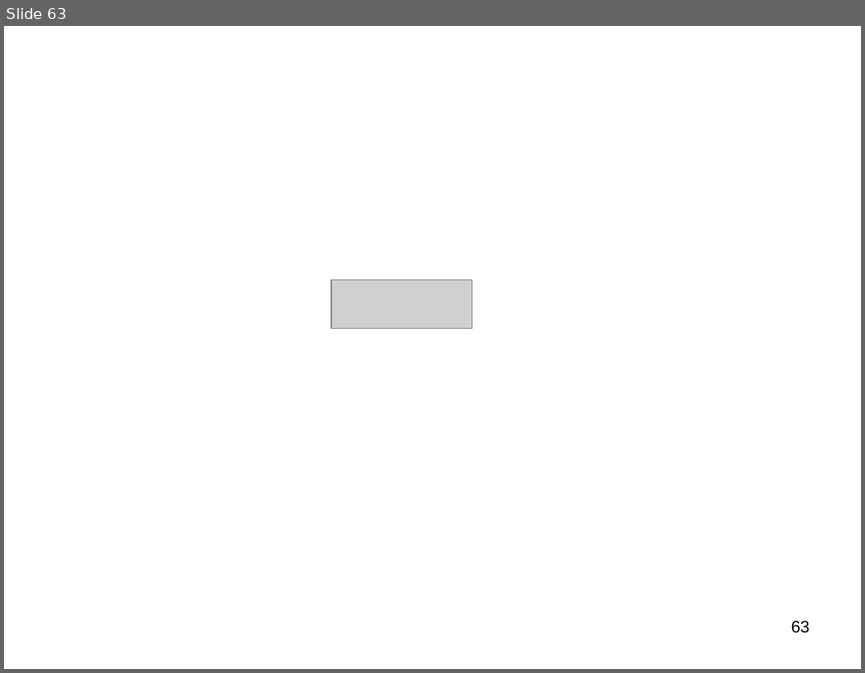
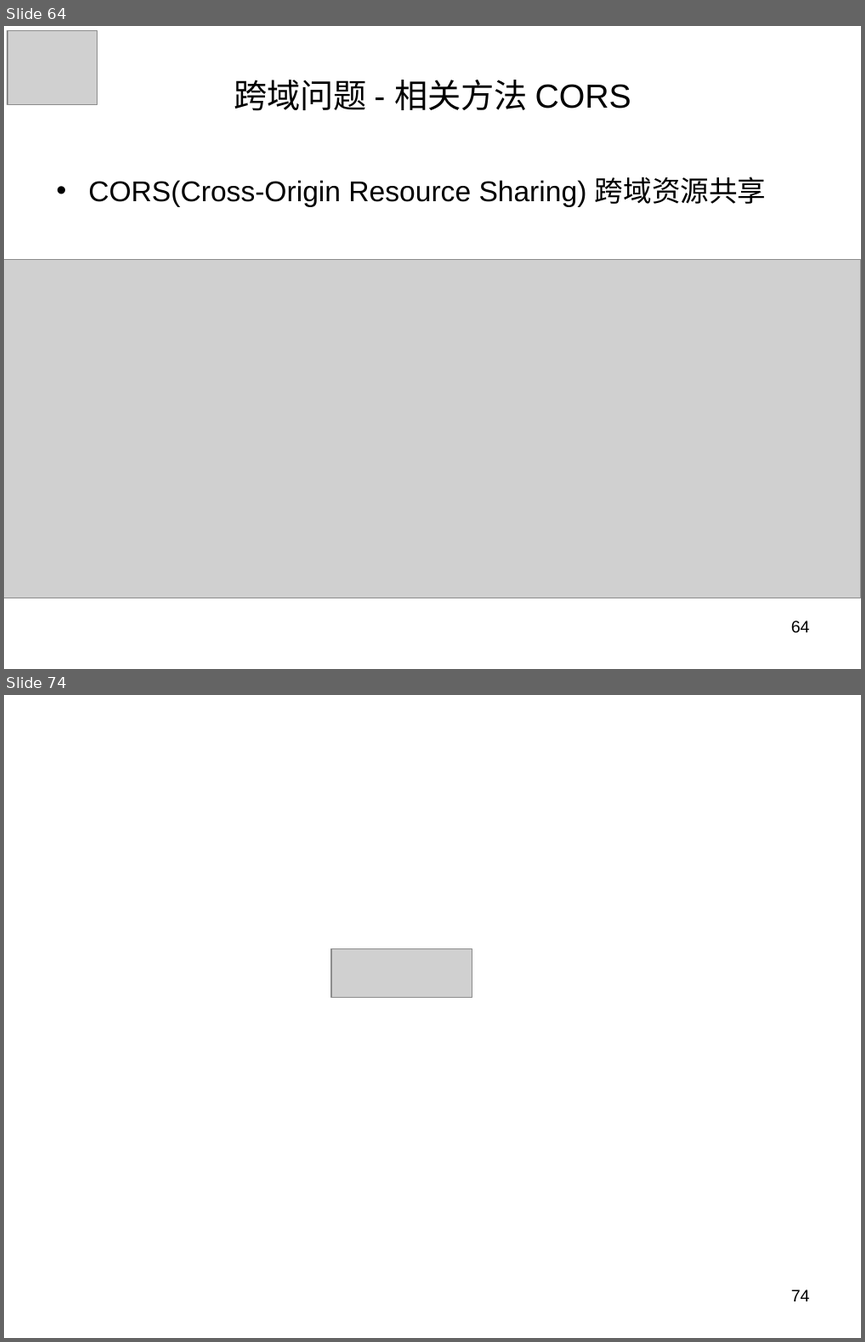
Before and after one commit to panxuepeng/javascript, a slide deck: ppt/1-1（第一天课程）.ppt. Shown one above the other, each under a label of ours: slide 63 before the commit, slides 64 and 74 after it; the slides between them are not shown. The pictures are 865x673 and 865x1342 pixels, drawn with LibreOffice and Linux fonts; fonts in the diff are those of the drawing; grey boxes stand for pictures. Boxes give left, top, right and bottom in pixels: in the first picture for what was removed or moved away, otherwise in the second. Text is boxed around its words. In the diff, an @@ line names an element or a change of style, - is before the commit and + after.

```diff
--- a/ppt/1-1（第一天课程）.ppt
+++ b/ppt/1-1（第一天课程）.ppt
@@ slide 64 added at [4,26,861,669], background #FFFFFF @@
@@ picture added at [7,30,98,105] @@
@@ title added at [234,80,631,111], 28 pt, text #000000 @@
+跨域问题 - 相关方法 CORS
@@ text added at [88,176,766,207], 24 pt, text #000000 @@
+• CORS(Cross-Origin Resource Sharing) 跨域资源共享
@@ picture added at [4,260,861,598] @@
@@ page number added at [791,620,810,633], 14 pt, text #000000 @@
+64
@@ what was slide 63 is now slide 74 @@
@@ page number at [791,1289,810,1301]: text changed @@
-63
+74
```
Also in this commit, not shown: 59 slides changed, 12 other slides added, 2 slides removed, 1 other file.
